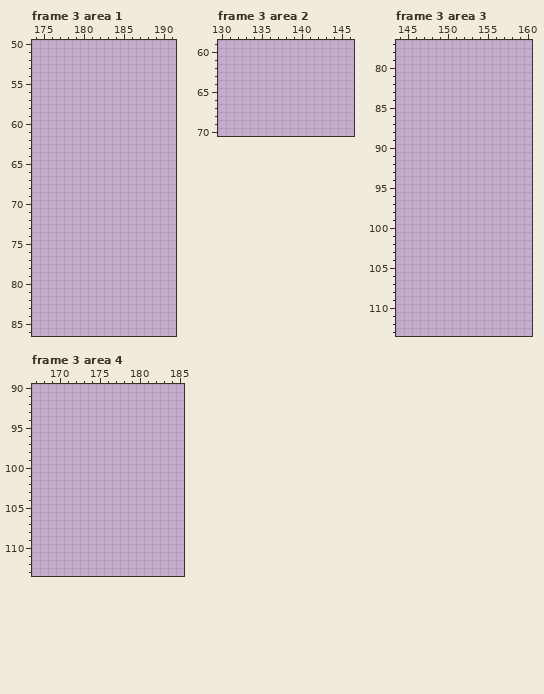
Two versions of one pixel-art file, Aseprite/UI.aseprite. The picture above was drawn from the file before the commit.
192x192 pixels, 3 frames. Shown: frame 3 area 1: x 174..191, y 50..86; frame 3 area 2: x 130..146, y 59..70; frame 3 area 3: x 144..160, y 77..113; frame 3 area 4: x 167..185, y 90..113. The commit also changed other frames or places, which this record leaves out.
New version:
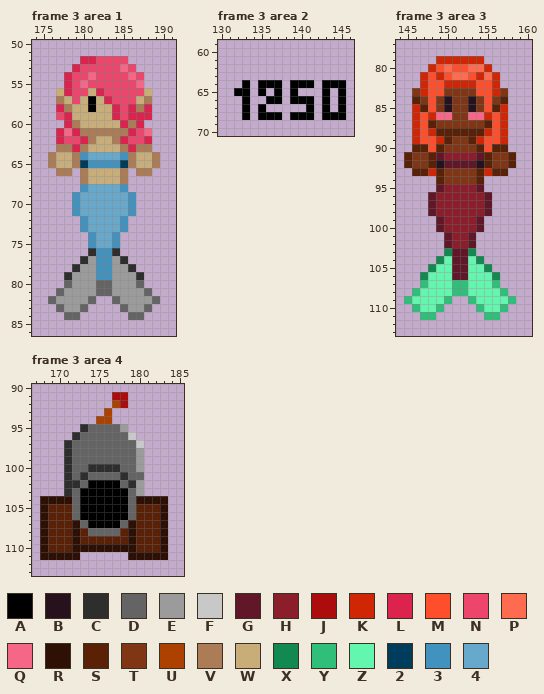
Palette (. is transparent): A #000000  B #26111c  C #2e2e2e  D #646464  E #9b9b9b  F #c8c8c8  G #621728  H #8c1d2b  J #ad0c0c  K #d12606  L #db234d  M #fe4e2c  N #ed456c  P #ff6b4e  Q #f66687  R #2e1104  S #5b2106  T #803614  U #ad4200  V #ab7c55  W #c9ad79  X #128950  Y #30bf7b  Z #62f6af  2 #003d5c  3 #4292bf  4 #67a8cd
Changes in this commit:
Changed rows in their new state; - is an unchanged pixel.
Frame 3 area 1, layer "Layer 1":
first column x 176:
52 ----LLNNNN----
53 ---LNNNNNQN---
54 --LNNQNNNNQN--
55 --LNQNNNNNNQ--
56 -WLNNWLNNNNNW-
57 -VWNWAWLNNNWV-
58 -LVWWAWWLNLVL-
59 -NLWWWWWLNLLL-
60 --LVWWWWWLVL--
61 -LQLVVVVVVLNQ-
62 -LNNLVWWVLNNL-
63 -VVLVWWWWVLVV-
64 VWWV344443VWWV
65 VWWV233332VWWV
66 -VV-VWWWWV-VV-
67 ----VWWWWV----
68 ----344443----
69 ---34444443---
70 ---34444443---
71 ---34444443---
72 ----344443----
73 ----344443----
74 -----3443-----
75 -----3443-----
76 -----C33C-----
77 ----CE33EC----
78 ---CEE33EEC---
79 --CEEE33EEEC--
80 --DEEEDDEEED--
81 -DEEEEDDEEEED-
82 DEEEED--DEEEED
83 -DEED----DEED-
84 --DD------DD--
Frame 3 area 2, layer "Layer 1":
first column x 132:
64 -A-AAA-AAA-AAA
65 AA-A-A-A---A-A
66 -A--AA-AAA-A-A
67 -A-A-----A-A-A
68 -A-AAA-AAA-AAA
Frame 3 area 3, layer "Layer 1":
first column x 145:
 79 ----KKKKKK----
 80 ---KMPMMPPK---
 81 --KMKMPPMKPK--
 82 --KMMKKKKMMK--
 83 -TKMMTTTTMMKT-
 84 -STMTBTTBTMTS-
 85 -KSMTBTTBTMSK-
 86 -KMKQQTTQQKMK-
 87 -KMSTTTTTTSMK-
 88 -KMKSSSSSSKMK-
 89 -KMMKSTTSKMMK-
 90 -SSMSTTTTSMSS-
 91 STTSGHHHHGSTTS
 92 STTSBGGGGBSTTS
 93 -SSKSTTTTSKSS-
 94 ----STTTTS----
 95 ----GHHHHG----
 96 ---GHHHHHHG---
 97 ---GHHHHHHG---
 98 ---GHHHHHHG---
 99 ----GHHHHG----
100 ----GHHHHG----
101 -----GHHG-----
102 -----GHHG-----
103 -----XGGX-----
104 ----XZGGZX----
105 ---XZZGGZZX---
106 --XZZZGGZZZX--
107 --YZZZYYZZZY--
108 -YZZZZYYZZZZY-
109 YZZZZY--YZZZZY
110 -YZZY----YZZY-
111 --YY------YY--
Frame 3 area 4, layer "Layer 1":
first column x 168:
 91 ---------JJ-----
 92 ---------UJ-----
 93 --------U-------
 94 -------UU-------
 95 -----CDDDDE-----
 96 ----CDDDDDDF----
 97 ---CDDDDDDDDF---
 98 ---CDDDDDDDDE---
 99 ---CDDDDDDDDE---
100 ---CDDCCCCDDE---
101 ---CDCDDDDCDD---
102 ---CCDAAAADCE---
103 ---CDAAAAAADE---
104 RRRRDAAAAAADRRRR
105 RSSSDAAAAAADSSSR
106 RSSSDAAAAAADSSSR
107 RSSSRDAAAADRSSSR
108 RSSSRSDDDDSRSSSR
109 RSSSRSSSSSSRSSSR
110 RSSSRRRRRRRRSSSR
111 RRRRR------RRRRR
